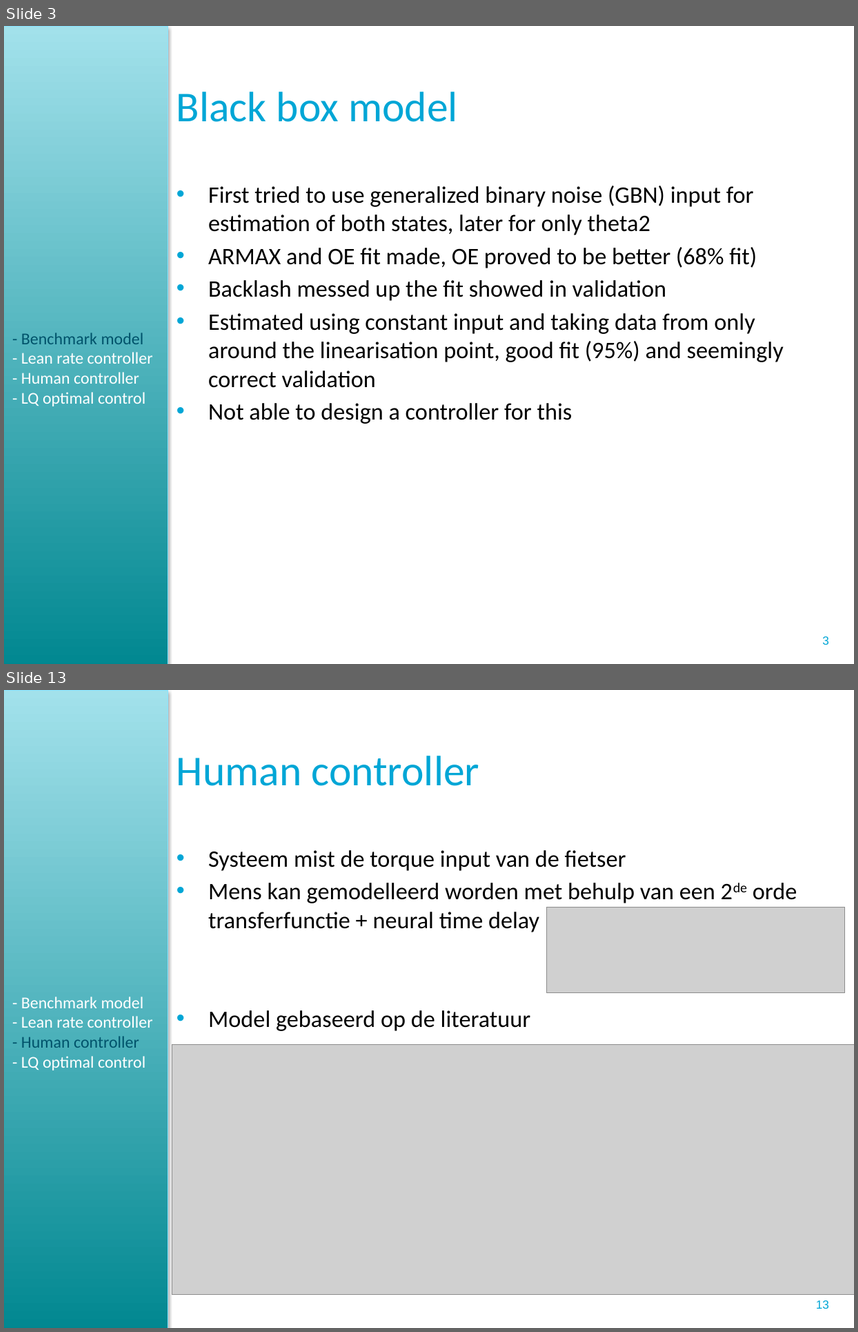
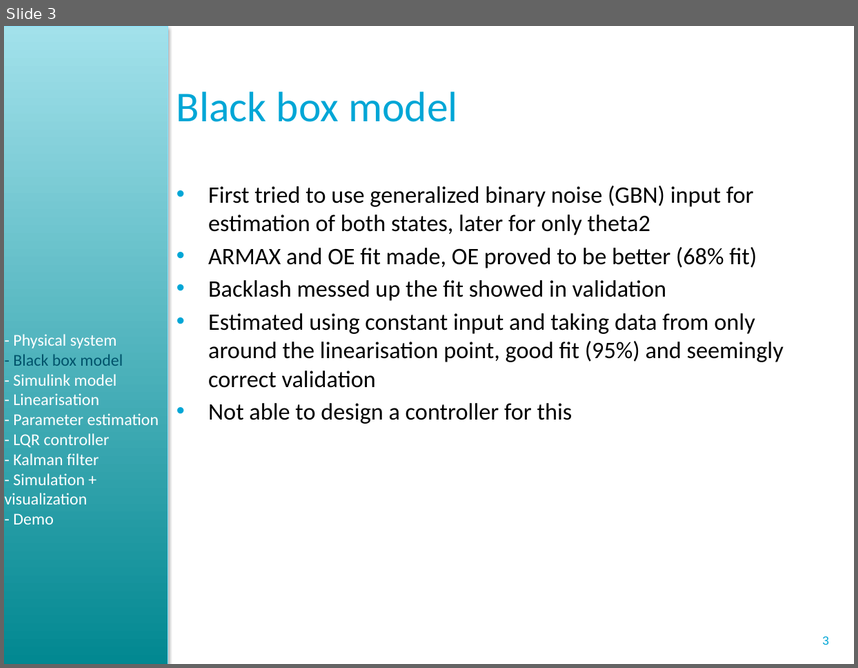
Before and after one commit to ortix/control-system-lab, a slide deck: dick/Presentation/Powerpoint presentatie 22 maart CSL.pptx. Shown one above the other, each under a label of ours: slides 3 and 13 before the commit, slide 3 after it; the slides between them are not shown. The pictures are 858x1332 and 858x668 pixels, drawn with LibreOffice and Linux fonts; fonts in the diff are those of the drawing; grey boxes stand for pictures; background and template pictures are left out. Boxes give left, top, right and bottom in pixels: in the first picture for what was removed or moved away, otherwise in the second. Text is boxed around its words. In the diff, an @@ line names an element or a change of style, - is before the commit and + after.

```diff
--- a/dick/Presentation/Powerpoint presentatie 22 maart CSL.pptx
+++ b/dick/Presentation/Powerpoint presentatie 22 maart CSL.pptx
@@ slide 13 removed at (4,690,854,1328), background #FFFFFF; not listed: 2 template elements that a slide beside it also shows @@
@@ title removed at (176,756,480,786) @@
-Human controller
@@ text removed at (208,850,797,1031) @@
-• Systeem mist de torque input van de fietser
-• Mens kan gemodelleerd worden met behulp van een 2de orde transferfunctie + neural time delay
-• Model gebaseerd op de literatuur
@@ picture removed at (546,907,844,993) @@
@@ text removed at (21,996,153,1070) @@
-- Benchmark model
-- Lean rate controller
-- Human controller
-- LQ optimal control
@@ picture removed at (172,1045,854,1294) @@
@@ slide 3 changed as well @@
@@ text added at (5,334,159,524), 14 pt, text #FFFFFF @@
+- Physical system
+- Black box model
+- Simulink model
+- Linearisation
+- Parameter estimation
+- LQR controller
+- Kalman filter
+- Simulation + visualization
+- Demo
@@ text removed at (21,332,153,406) @@
-- Benchmark model
-- Lean rate controller
-- Human controller
-- LQ optimal control
```
Also in this commit, not shown: 3 other slides changed, 5 slides added, 20 other slides removed, 3 other files.
